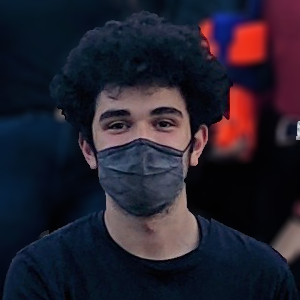
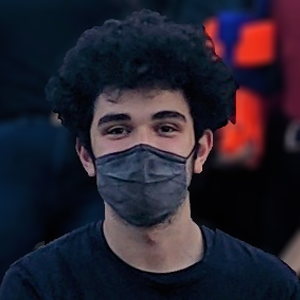
Before/after of a 300px x 300px layered artwork. What changed in the layer stack:
painted on "Capa 1" over [left=0, top=0, right=300, bottom=300]
